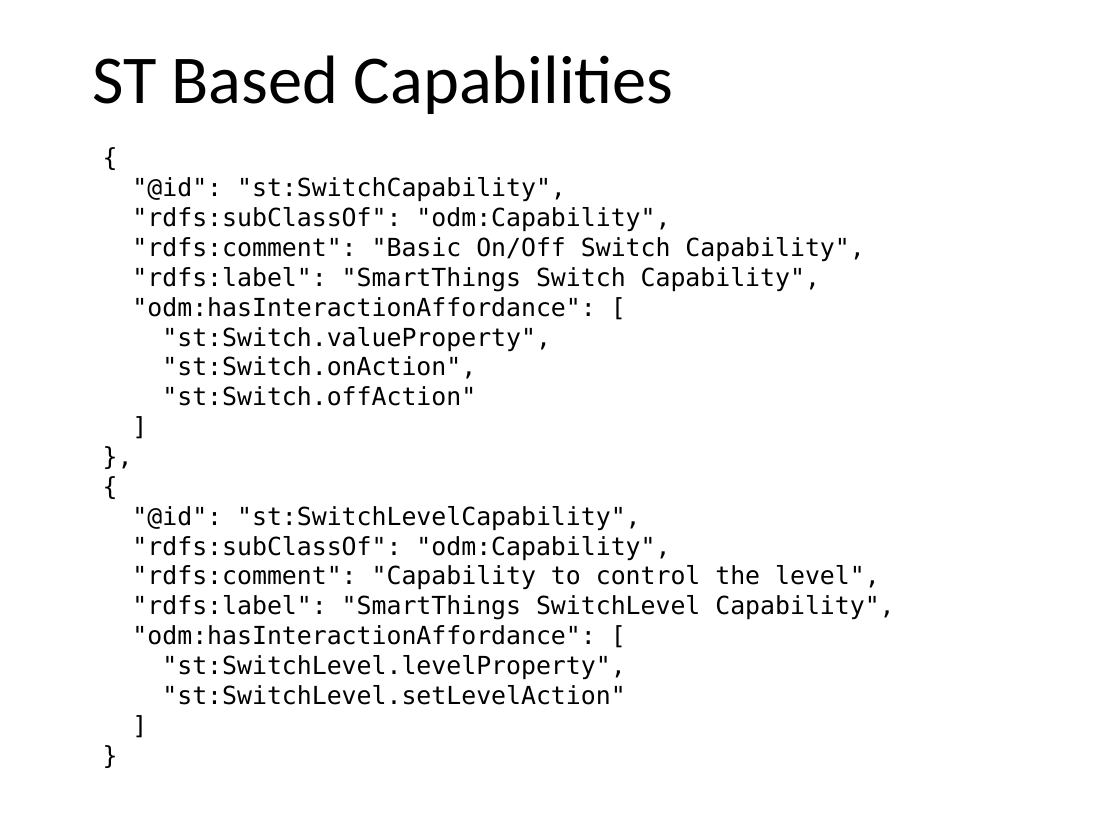
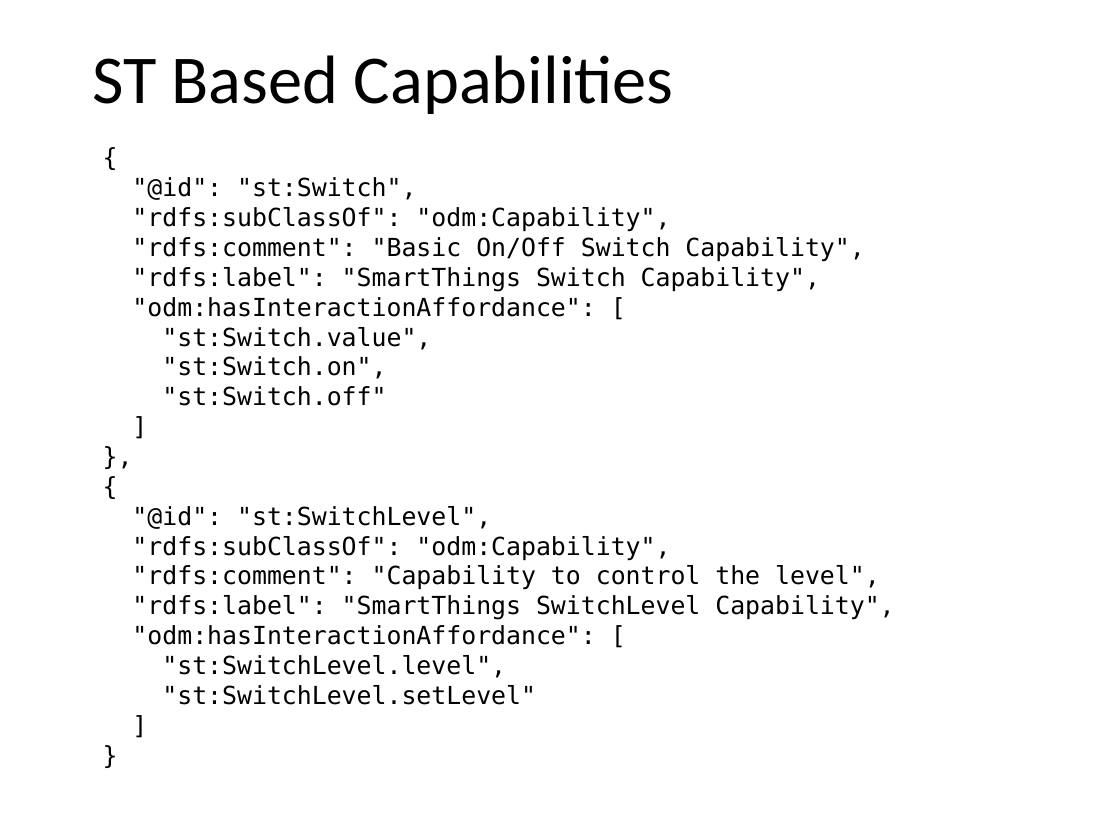
Before and after one commit to mjkoster/ODM-Examples, a slide deck: slide 11 of ODM-CDF.pptx. Drawn at 1120x840 pixels with LibreOffice and Linux fonts; fonts in the diff are those of the drawing. Boxes give left, top, right and bottom in pixels: in the first picture for what was removed or moved away, otherwise in the second. Text is boxed around its words. In the diff, an @@ line names an element or a change of style, - is before the commit and + after.

Commit message:
Add TDL to slides
Also align terms and fix typos

```diff
--- a/ODM-CDF.pptx
+++ b/ODM-CDF.pptx
@@ text at (132,177,416,200): text changed @@
-"@id": "st:SwitchCapability",
+"@id": "st:Switch",
@@ text at (162,327,431,406): text changed @@
-"st:Switch.valueProperty",
-"st:Switch.onAction",
-"st:Switch.offAction"
+"st:Switch.value",
+"st:Switch.on",
+"st:Switch.off"
@@ text at (132,506,491,529): text changed @@
-"@id": "st:SwitchLevelCapability",
+"@id": "st:SwitchLevel",
@@ text at (162,655,536,705): text changed @@
-"st:SwitchLevel.levelProperty",
-"st:SwitchLevel.setLevelAction"
+"st:SwitchLevel.level",
+"st:SwitchLevel.setLevel"
```
Also in this commit, not shown: 15 other slides changed, 8 slides added, 2 other files.
